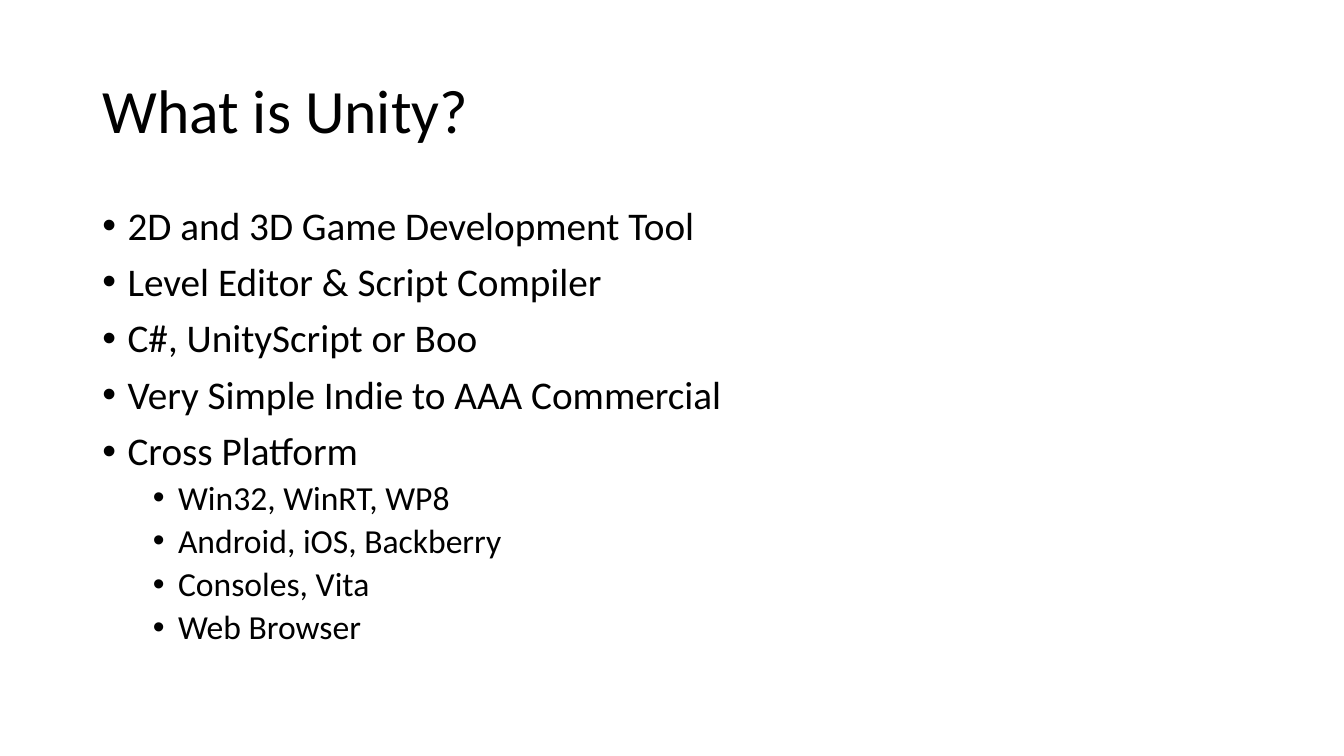
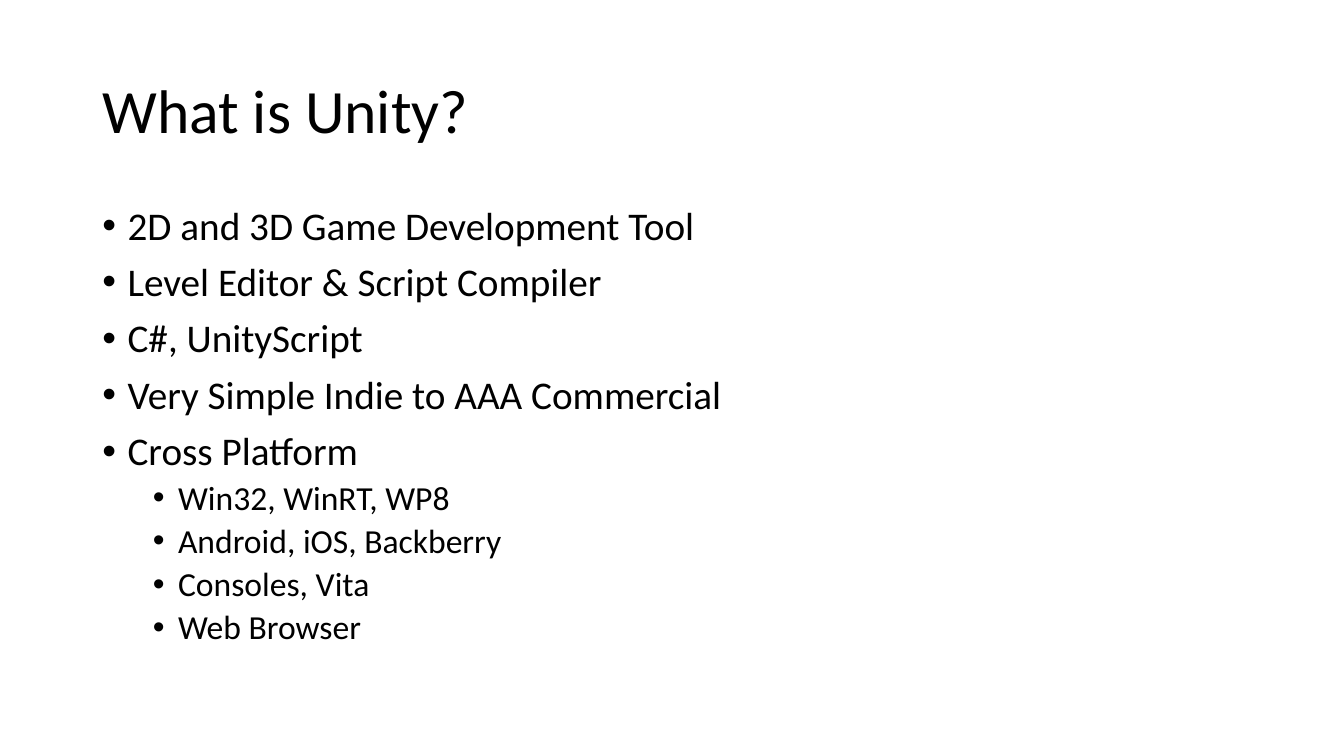
Before and after one commit to quandtm/UnitySTWorkshop, a slide deck: slide 2 of ST_Unity_101_Part1.pptx. Drawn at 1344x756 pixels with LibreOffice and Linux fonts; fonts in the diff are those of the drawing. Boxes give left, top, right and bottom in pixels: in the first picture for what was removed or moved away, otherwise in the second. Text is boxed around its words. In the diff, an @@ line names an element or a change of style, - is before the commit and + after.

Commit message:
Components, Prefabs and Scripts

```diff
--- a/ST_Unity_101_Part1.pptx
+++ b/ST_Unity_101_Part1.pptx
@@ text at bbox=[128, 325, 363, 359]: text changed @@
-• C#, UnityScript or Boo
+• C#, UnityScript
```
Also in this commit, not shown: 1 other slide changed, 4 slides added.
